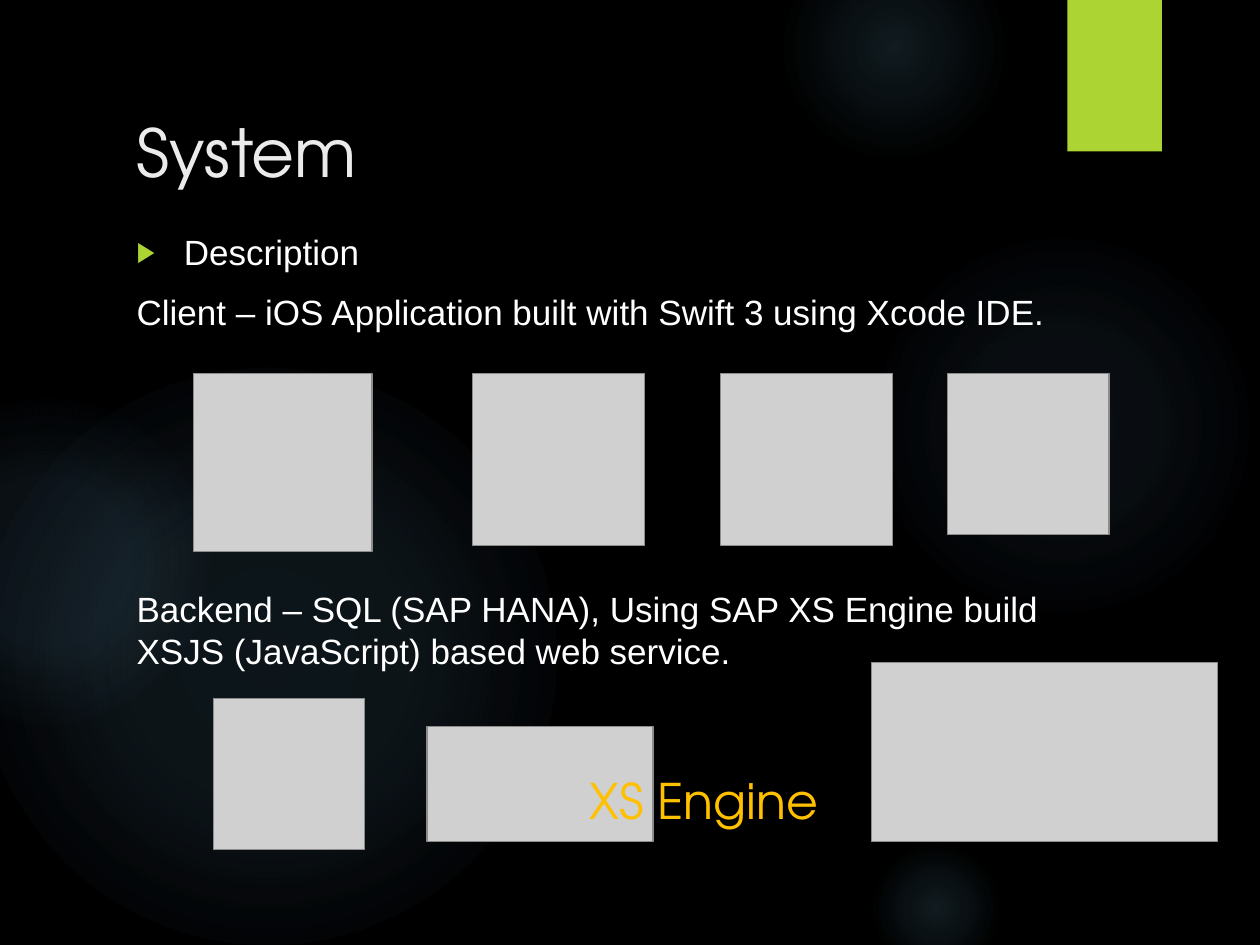
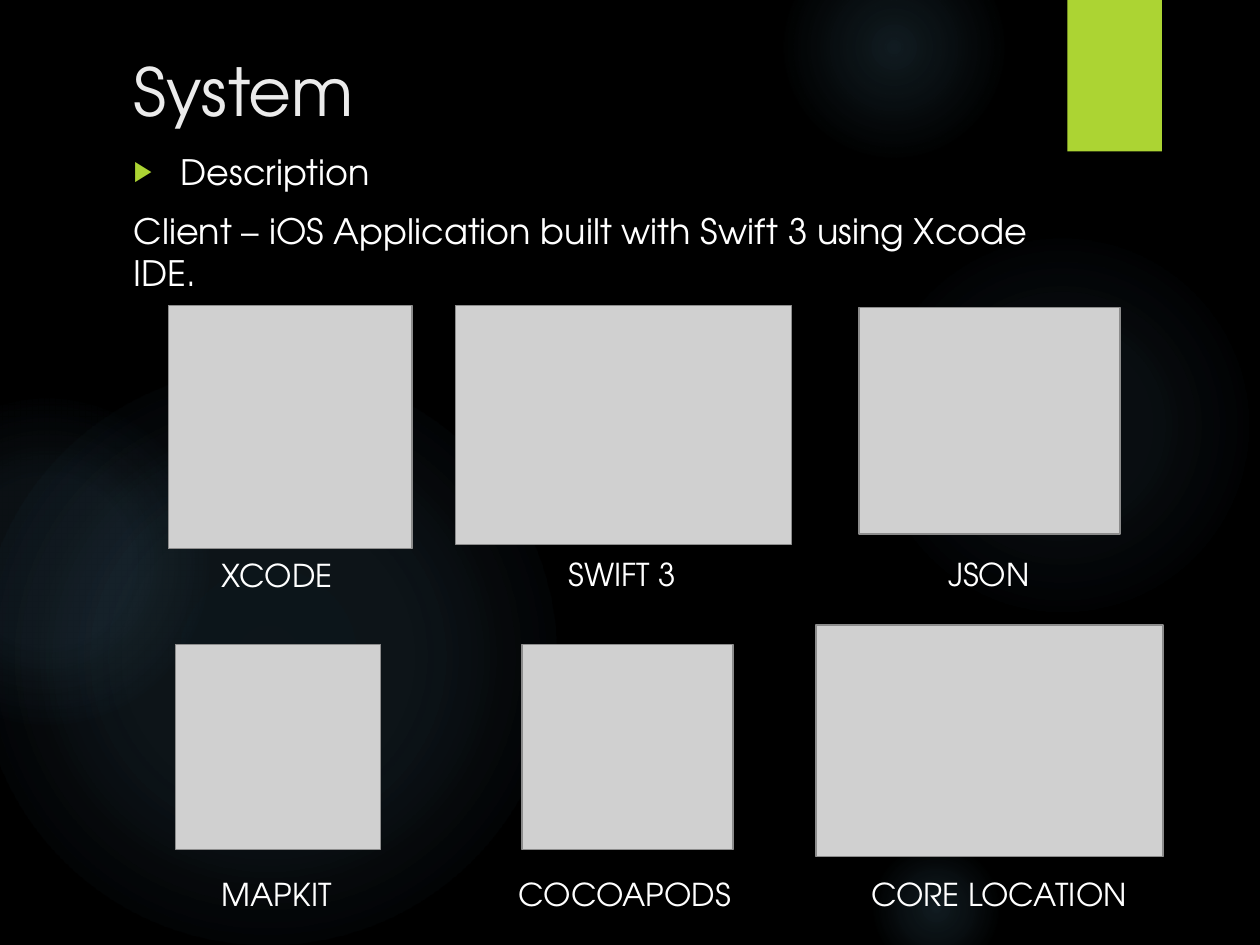
Before and after one commit to Virksaabnavjot/Documentation-MeetingRoom-Pro, a slide deck: slide 7 of Documentation/Final Presentaion/Presentation.pptx (slide 5 before the commit). Drawn at 1260x945 pixels with LibreOffice and Linux fonts; fonts in the diff are those of the drawing; grey boxes stand for pictures; background and template pictures are left out. Boxes give left, top, right and bottom in pixels: in the first picture for what was removed or moved away, otherwise in the second. Text is boxed around its words. In the diff, an @@ line names an element or a change of style, - is before the commit and + after.

```diff
--- a/Documentation/Final Presentaion/Presentation.pptx
+++ b/Documentation/Final Presentaion/Presentation.pptx
@@ title "System": place and size @@
-title "System" at <box>137,127,357,190</box>
+title "System" at <box>134,66,354,129</box>
@@ text "Description": place and size @@
-text "Description" at <box>137,239,1044,671</box>
+text "Description" at <box>134,159,1028,286</box>
@@ text "Description" at <box>134,159,1028,286</box>: font Arial to TeX Gyre Adventor @@
@@ picture: place and size @@
-picture at <box>194,373,373,552</box>
+picture at <box>169,305,412,548</box>
@@ picture added at <box>455,305,791,544</box> @@
@@ picture added at <box>859,307,1120,534</box> @@
@@ picture removed at <box>472,373,645,546</box> @@
@@ picture removed at <box>721,373,893,546</box> @@
@@ text added at <box>222,563,333,588</box>, 18 pt, text #FFFFFF @@
+XCODE
@@ text added at <box>569,562,676,587</box>, 18 pt, text #FFFFFF @@
+SWIFT 3
@@ text added at <box>948,562,1030,587</box>, 18 pt, text #FFFFFF @@
+JSON
@@ text at <box>137,596,1038,671</box>: paragraph removed @@
-Backend – SQL (SAP HANA), Using SAP XS Engine build XSJS (JavaScript) based web service.
@@ picture: place and size @@
-picture at <box>871,663,1217,842</box>
+picture at <box>816,625,1164,857</box>
@@ picture: place and size @@
-picture at <box>948,373,1109,534</box>
+picture at <box>175,644,381,849</box>
@@ picture added at <box>522,644,732,849</box> @@
@@ picture removed at <box>213,698,364,849</box> @@
@@ picture removed at <box>427,727,653,843</box> @@
@@ text removed at <box>590,782,818,842</box> @@
-XS Engine
@@ text added at <box>222,882,332,906</box>, 18 pt, text #FFFFFF @@
+MAPKIT
@@ text added at <box>519,882,731,907</box>, 18 pt, text #FFFFFF @@
+COCOAPODS
@@ text added at <box>871,882,1126,907</box>, 18 pt, text #FFFFFF @@
+CORE LOCATION
```
Also in this commit, not shown: 2 other slides changed, 3 slides added, 1 other file.
